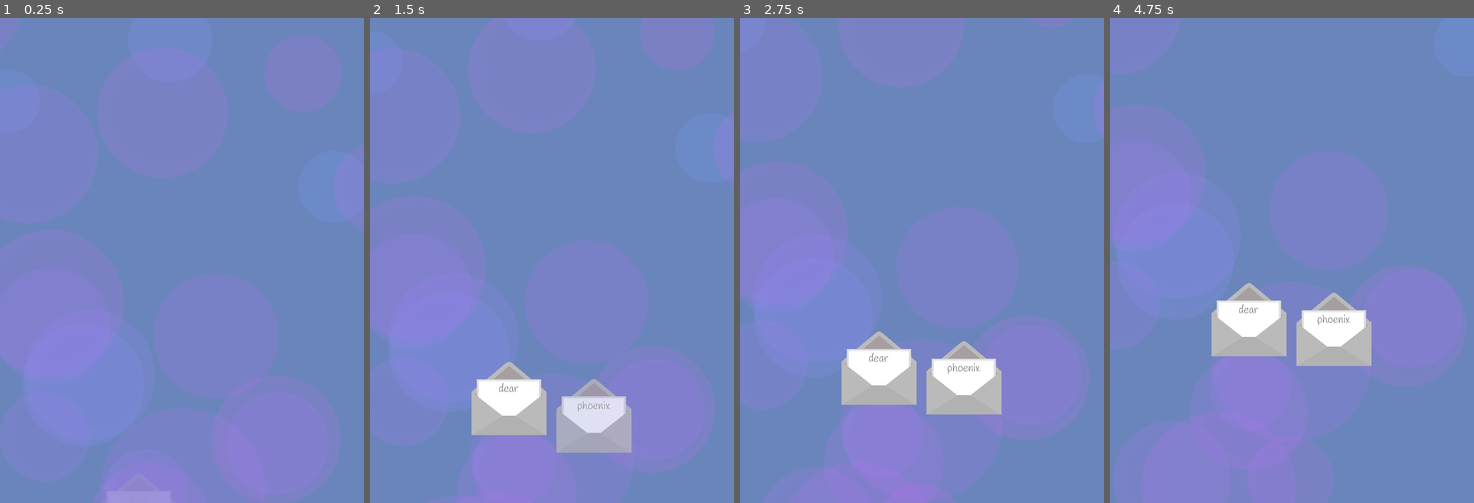
Above: before the commit, frames 1-4 (left to right).
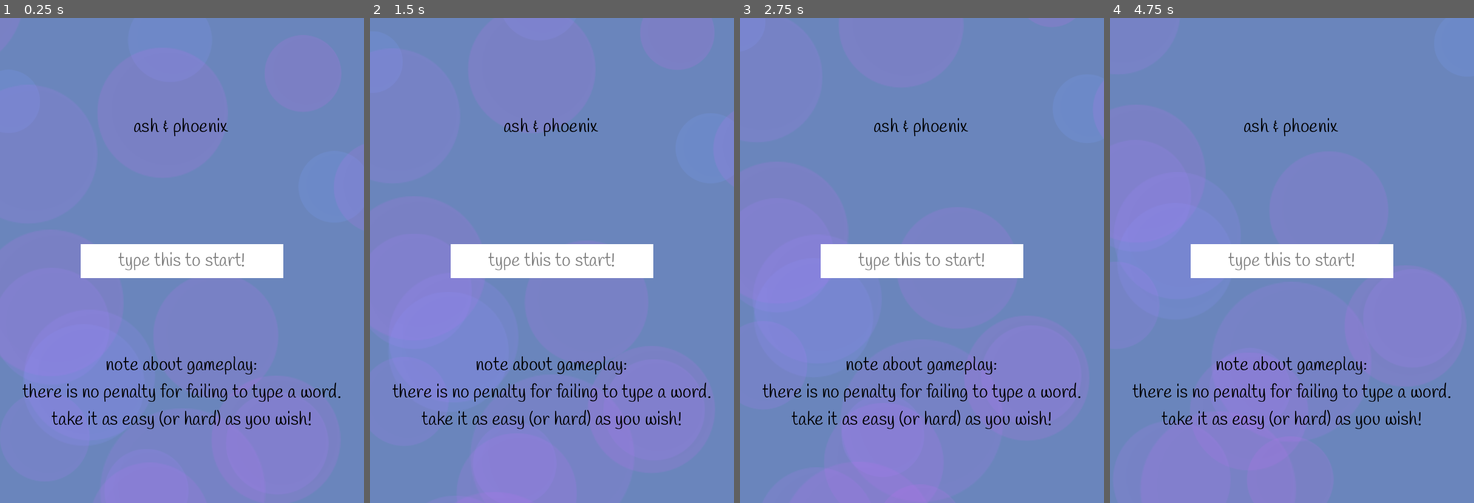
Above: after the commit, the same moments.

Repository: HoneyPony/ash-and-phoenix
Game: Godot game, scene res://game.tscn
Same seed, same stepped clock (60 frames per second), same inputs: the game is played once before the commit and once after it.
Inputs:
- Up to frame 1 (0.25 s): no input
- Up to frame 2 (1.5 s): tap Enter at 0.5 s
- Up to frame 3 (2.75 s): no input
- Up to frame 4 (4.75 s): no input

The runs differ from the first frame. In frame 1, 5.7% of the frame differs, in the area x 6-94%, y 20-85%; in frame 2, 10%; in frame 3, 10%; in frame 4, 11%.

Commit message:
entry button, playtest
playtest notes:
-- probably need more time before the "you adopted a dog" message
-- the "WAIT_TIME" might not have worked? and should probably be longer
  -- and maybe have an animation
  -- and a sound queue of course

Diff:
--- a/game.tscn
+++ b/game.tscn
@@ -1,9 +1,10 @@
-[gd_scene load_steps=8 format=3 uid="uid://x5wn1mmjwih5"]
+[gd_scene load_steps=9 format=3 uid="uid://x5wn1mmjwih5"]
 
 [ext_resource type="Texture2D" uid="uid://csu3tuw1e0jx6" path="res://bg/circle.svg" id="2_1fqt5"]
 [ext_resource type="Theme" uid="uid://co5itmp8c11dp" path="res://theme.tres" id="2_7sfgj"]
 [ext_resource type="Script" path="res://pause_menu.gd" id="3_1y667"]
 [ext_resource type="Script" path="res://volume_slider.gd" id="3_t42d7"]
+[ext_resource type="PackedScene" uid="uid://pm2xutwkbpfq" path="res://letter/entry_button.tscn" id="5_7fm3c"]
 
 [sub_resource type="Curve" id="Curve_sw2kn"]
 _data = [Vector2(0, 0), 0.0, 4.86316, 0, 0, Vector2(0.112554, 1), 0.0, 0.0, 0, 0, Vector2(1, 0.363636), -1.47, 0.0, 0, 0]
@@ -210,4 +211,43 @@
 theme = ExtResource("2_7sfgj")
 text = "(and thank you for playing.)"
 
+[node name="Letter" parent="." instance=ExtResource("5_7fm3c")]
+anchors_preset = 8
+anchor_left = 0.5
+anchor_top = 0.5
+anchor_right = 0.5
+anchor_bottom = 0.5
+offset_top = 26.0
+offset_bottom = 26.0
+grow_horizontal = 2
+grow_vertical = 2
+
+[node name="Label" type="Label" parent="Letter"]
+layout_mode = 0
+offset_left = -80.0
+offset_top = -267.0
+offset_right = 75.0
+offset_bottom = -222.0
+theme_override_colors/font_color = Color(0, 0, 0, 1)
+text = "ash & phoenix"
+
+[node name="Label2" type="Label" parent="Letter"]
+layout_mode = 1
+anchors_preset = 8
+anchor_left = 0.5
+anchor_top = 0.5
+anchor_right = 0.5
+anchor_bottom = 0.5
+offset_left = -263.0
+offset_top = 126.0
+offset_right = 263.0
+offset_bottom = 261.0
+grow_horizontal = 2
+grow_vertical = 2
+theme_override_colors/font_color = Color(0, 0, 0, 1)
+text = "note about gameplay:
+there is no penalty for failing to type a word.
+take it as easy (or hard) as you wish!"
+horizontal_alignment = 1
+
 [connection signal="pressed" from="Pause/PauseMenu/ResumeButton" to="Pause/PauseMenu" method="_on_resume_button_pressed"]
--- a/global.gd
+++ b/global.gd
@@ -76,9 +76,11 @@
 
 # Stores the game data
 var game_data = [
+	WAIT(), # wait for entry button
+
 	CHANGE_ASH(),
-	WORD("dear", 0, -70),
-	WORD("phoenix", 0.4, 70),
+	WORD("dear", 1.5, -70),
+	WORD("phoenix", 1.9, 70),
 
 	WAIT(),
 	WORD("do", 0, -140),
@@ -786,7 +788,6 @@
 func _ready():
 	# Setup chaos.. easier to program this way
 	chaos_arr = Array(chaos_src.split(" "))
-	print(chaos_arr.size())
 
 func _input(event):
 	if event is InputEventKey and event.is_pressed() and not event.is_echo():
--- /dev/null
+++ b/letter/entry_button.gd
@@ -0,0 +1,119 @@
+extends Control
+
+@onready var text_display = $ColorRect/TextDisplay
+
+var text = "type this to start!"
+
+var is_completed = false
+var disable_a = false
+#func letter_shake():
+#	var rng = Vector2.from_angle(randf_range(0, 6.28)) * randf_range(0, 8)
+#	$LetterDisplay.position += (rng - $LetterDisplay.position) * 0.01
+
+func _ready():
+	text_display.text = "[center]" + text + "[/center]"
+
+	#position.x = randf_range(-40, 40)
+
+func render_text(correct: int, some_wrong: bool):
+	text_display.text = "[center][color=#000]"
+	for i in range(0, correct):
+		text_display.text += text[i]
+	text_display.text += "[/color]"
+
+	var no_status_index = correct
+
+	if some_wrong:
+		var index = correct
+		if index < text.length():
+			text_display.text += "[color=red]" + text[index] + "[/color]"
+			no_status_index += 1
+
+	for i in range(no_status_index, text.length()):
+		text_display.text += text[i]
+	text_display.text += "[/center]"
+
+var measure_cache = [0, 0]
+
+func measure_input(input: String):
+	measure_cache = measure_input_uncached(input)
+	return measure_cache
+
+func measure_input_uncached(input: String):
+	# Idea:
+	# If the first character does not match at all, then it plainly
+	# does not match.
+	#
+	# Otherwise, we count any match that is in the same order as a match.
+	# But. We also count how many non-matches we encountered. Once this
+	# number reaches some max cap, we decide that it's not valid.
+	#
+	# Return a tuple of [mismatched, matched]
+
+	# Fail safe
+	if text.is_empty():
+		print("Warning: Empty Letter spawned in")
+		return [0, 0]
+
+	# If the input is empty, then there are no mismatches, and its incomplete
+	if input.is_empty():
+		print("Warning: empty input measured") # For now... IDK if this should ever happen
+		return [0, 0]
+
+	if input[0] != text[0]:
+		# Return a total mismatch
+		return [GS.max_mistakes + 1, 0]
+
+	var	input_idx = 1
+	for i in range(1, text.length()):
+		if input_idx >= input.length():
+			# Once we reach the input length, we are done.
+			return [0, i]
+
+		var next_char = text[i]
+
+		if next_char == ' ':
+			continue # literally do not care
+
+		if input[input_idx] == next_char:
+			# This input character matches! Increment the input_idx
+			# to move past it.
+			#
+			# And, if we have matched all the characters -- if this is the
+			# last character in the string
+
+			input_idx += 1
+		else:
+			# Start counting mistakes.
+			# Once we reach max mistakes in all words, the GS will end our
+			# run.
+
+			# However, if we encounter the correct letter without hitting too
+			# many mistakes, then we consider the word OK.
+
+			var mistakes = 0
+			while input[input_idx] != next_char:
+				mistakes += 1
+				if mistakes > GS.max_mistakes:
+					return [mistakes, i]
+
+				input_idx += 1 # Move past next mistaken char
+				if input_idx >= input.length():
+					return [mistakes, i]
+
+			# Ok, we made it here. That means we found the char before hitting
+			# too many mistakes. So, it's actually fine. Move past the correct
+			# char.
+			input_idx += 1
+
+	# Got through every character. We're done.
+	return [0, text.length()]
+
+
+func complete():
+	# Don't let the GS see this letter anymore.
+	remove_from_group("Letter")
+
+	# May not be needed anymore
+	is_completed = true
+	queue_free()
--- /dev/null
+++ b/letter/entry_button.tscn
@@ -0,0 +1,41 @@
+[gd_scene load_steps=3 format=3 uid="uid://pm2xutwkbpfq"]
+
+[ext_resource type="Theme" uid="uid://co5itmp8c11dp" path="res://theme.tres" id="1_alplj"]
+[ext_resource type="Script" path="res://letter/entry_button.gd" id="1_j30kb"]
+
+[node name="Letter" type="Control" groups=["BlockingLetter", "Letter"]]
+layout_mode = 3
+anchors_preset = 0
+theme = ExtResource("1_alplj")
+script = ExtResource("1_j30kb")
+
+[node name="ColorRect" type="ColorRect" parent="."]
+layout_mode = 1
+anchors_preset = 8
+anchor_left = 0.5
+anchor_top = 0.5
+anchor_right = 0.5
+anchor_bottom = 0.5
+offset_left = -167.0
+offset_top = -53.0
+offset_right = 167.0
+offset_bottom = 3.0
+grow_horizontal = 2
+grow_vertical = 2
+
+[node name="TextDisplay" type="RichTextLabel" parent="ColorRect"]
+layout_mode = 1
+anchors_preset = 8
+anchor_left = 0.5
+anchor_top = 0.5
+anchor_right = 0.5
+anchor_bottom = 0.5
+offset_left = -146.0
+offset_top = -21.0
+offset_right = 146.0
+offset_bottom = 22.0
+grow_horizontal = 2
+grow_vertical = 2
+theme_override_colors/default_color = Color(0.501961, 0.501961, 0.501961, 1)
+bbcode_enabled = true
+text = "[center]type this to start![/center]"
